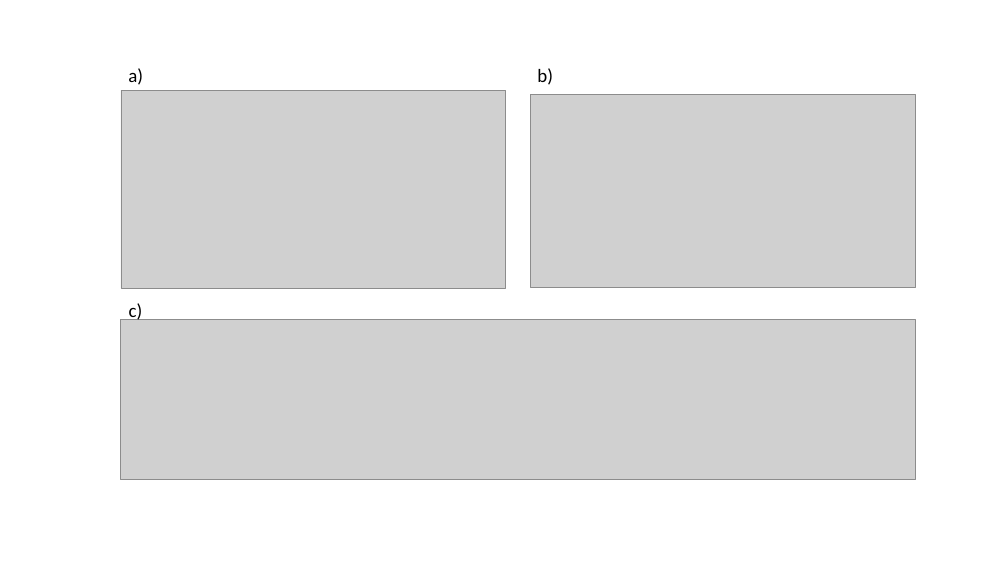
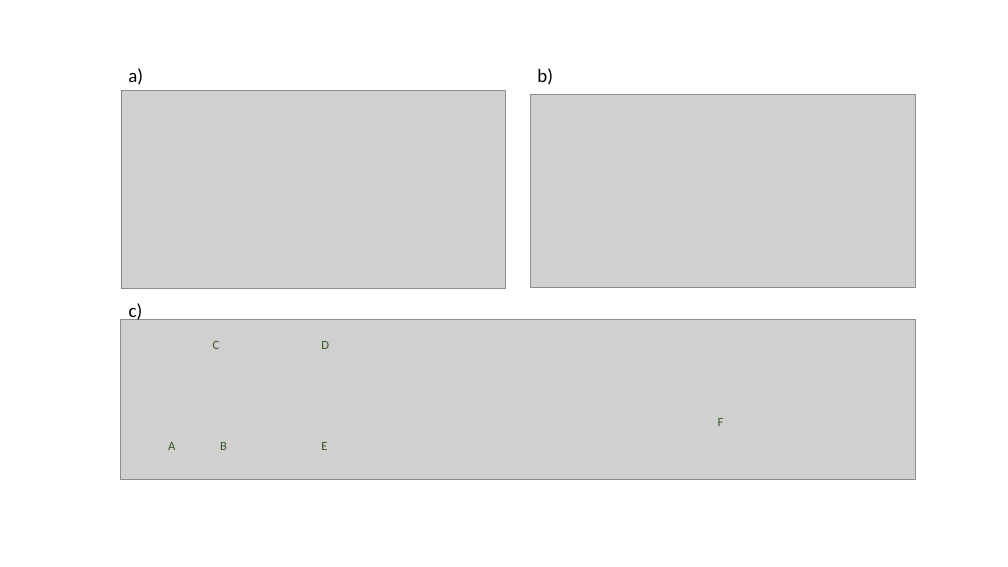
Before and after one commit to oahul14/ShockNet, a slide deck: slide 1 of img/figures.pptx. Drawn at 1008x567 pixels with LibreOffice and Linux fonts; fonts in the diff are those of the drawing; grey boxes stand for pictures. Boxes give left, top, right and bottom in pixels: in the first picture for what was removed or moved away, otherwise in the second. Text is boxed around its words. In the diff, an @@ line names an element or a change of style, - is before the commit and + after.

```diff
--- a/img/figures.pptx
+++ b/img/figures.pptx
@@ group added at (168,341,724,450): 6 texts @@
+B
+A
+C
+D
+E
+F
```
Also in this commit, not shown: 1 other slide changed, 1 slide added, 1 slide removed.
